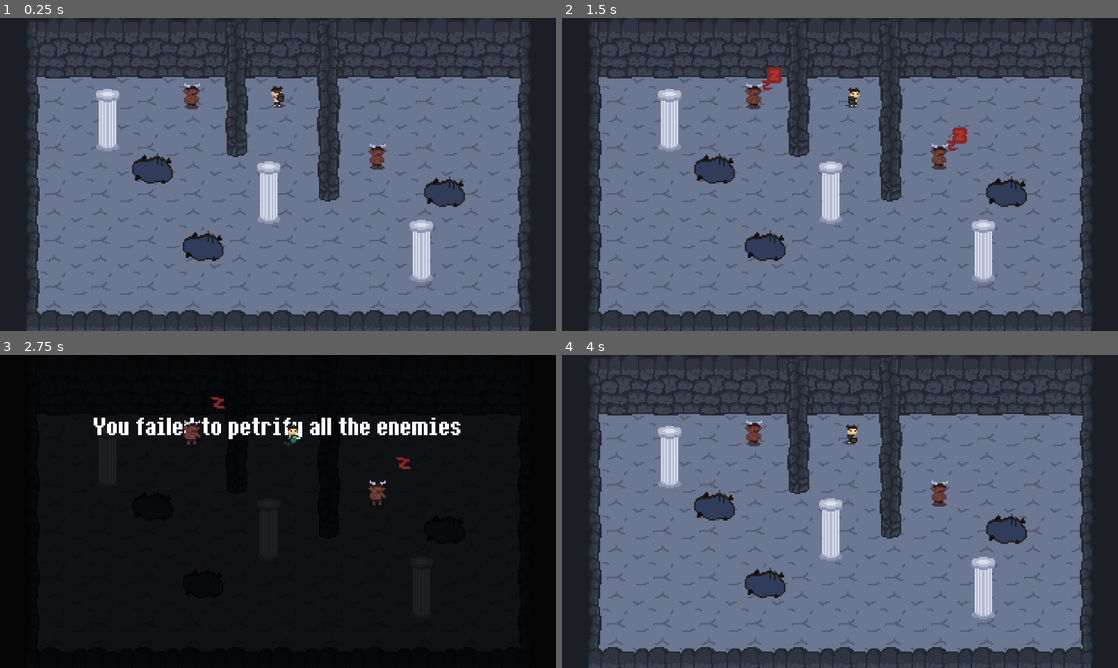
Above: before the commit, frames 1-4 (two rows, left to right).
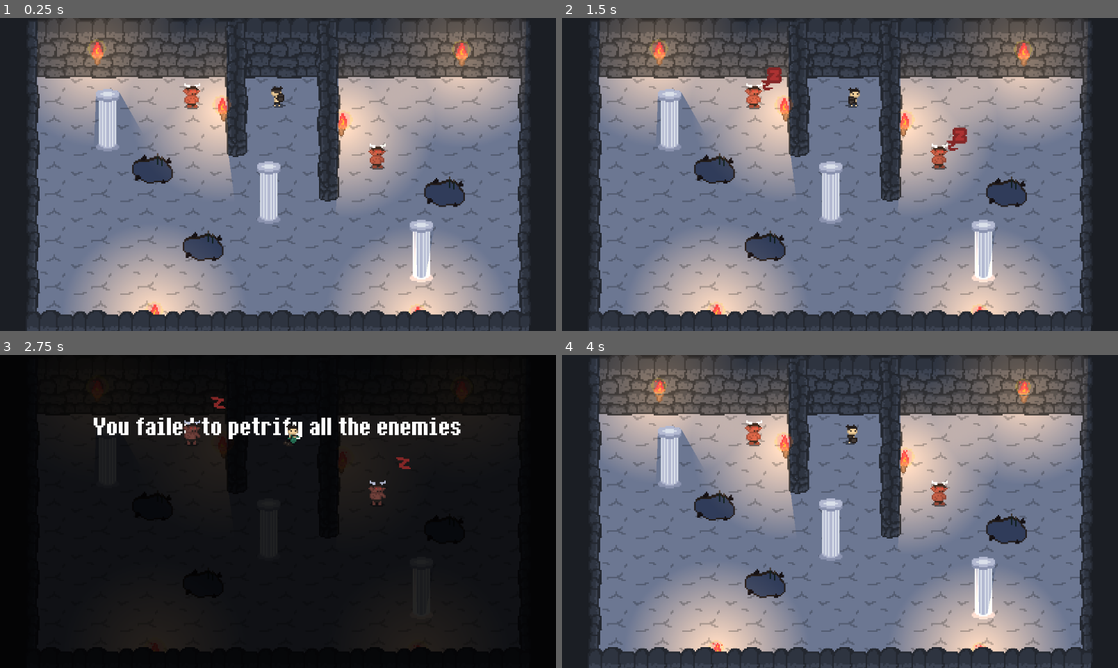
Above: after the commit, the same moments.

Repository: NicoUnd/cam-game-jam-26-repo
Game: Godot game, scene res://scenes/levels/level_6.tscn
Two runs of this game, one before a commit and one after it. Both use one fixed random seed, a clock stepped at 60 frames per second and the inputs below. This scene is started directly instead of the project's main scene. Sound files missing from this copy of the repository are replaced by a short silence.
Inputs (mouse positions are in pixels of both pictures, inside the frame that each line leads up to):
- Up to frame 1 (0.25 s): no input
- Up to frame 2 (1.5 s): click (840, 174) at 0.5 s; tap Enter (ui_accept) at 1.25 s; move the mouse to (962, 158) at 1.27 s; hold D (right) from 1.28 s (still down); tap E (Petrify) at 1.35 s
- Up to frame 3 (2.75 s): keep holding D (right); tap Enter (ui_accept) at 1.52, 2.27 s; move the mouse to (166, 527) at 2.02 s; tap Shift (Dash) at 2.1 s; tap E (Petrify) at 2.3 s
- Up to frame 4 (4 s): move the mouse to (895, 442) at 2.77 s; release D (right) at 2.78 s; hold A (left) 2.78-3.53 s; tap E (Petrify) at 2.85, 3.6 s; tap Enter (ui_accept) at 3.5, 3.77 s; move the mouse to (812, 574) at 3.52 s; hold D (right) from 3.53 s (still down)

The runs differ from the first frame. In frame 1, 34% of the frame differs, in the area x 6-95%, y 0-96%; in frame 2, 34%; in frame 3, 0.2%; in frame 4, 34%.

Commit message:
level 6 done

Diff:
--- a/scenes/levels/level_6.tscn
+++ b/scenes/levels/level_6.tscn
@@ -6,6 +6,8 @@
 [ext_resource type="PackedScene" uid="uid://b5kfhqcljyb8n" path="res://scenes/obstacles/v_wall_bottom.tscn" id="4_741xk"]
 [ext_resource type="PackedScene" uid="uid://d3tmox7ixgkd0" path="res://scenes/enemies/minotaur.tscn" id="5_i0fhw"]
 [ext_resource type="PackedScene" uid="uid://brp71dtg7r8e1" path="res://scenes/obstacles/pillar.tscn" id="6_5wshb"]
+[ext_resource type="PackedScene" uid="uid://btkthn08if67o" path="res://scenes/torch_side.tscn" id="7_7x7cx"]
+[ext_resource type="PackedScene" uid="uid://omp66yyj208e" path="res://scenes/torch.tscn" id="8_b6i88"]
 
 [node name="Level6" unique_id=951364413 instance=ExtResource("1_gfuhv")]
 
@@ -65,3 +67,22 @@
 
 [node name="Pillar3" parent="Y-Sort" parent_id_path=PackedInt32Array(1050274422) index="15" unique_id=1839731873 instance=ExtResource("6_5wshb")]
 position = Vector2(-353, -120)
+
+[node name="TorchSide" parent="Y-Sort" parent_id_path=PackedInt32Array(1050274422) index="16" unique_id=530198874 instance=ExtResource("7_7x7cx")]
+position = Vector2(-115, -134)
+
+[node name="TorchSide2" parent="Y-Sort" parent_id_path=PackedInt32Array(1050274422) index="17" unique_id=1540251982 instance=ExtResource("7_7x7cx")]
+position = Vector2(134, -103.00001)
+scale = Vector2(-3, 3)
+
+[node name="Torch" parent="Y-Sort" parent_id_path=PackedInt32Array(1050274422) index="18" unique_id=1588614372 instance=ExtResource("8_b6i88")]
+position = Vector2(381, -248)
+
+[node name="Torch2" parent="Y-Sort" parent_id_path=PackedInt32Array(1050274422) index="19" unique_id=1388791521 instance=ExtResource("8_b6i88")]
+position = Vector2(-374, -250.00002)
+
+[node name="Torch3" parent="Y-Sort" parent_id_path=PackedInt32Array(1050274422) index="20" unique_id=534558587 instance=ExtResource("8_b6i88")]
+position = Vector2(-255, 293)
+
+[node name="Torch4" parent="Y-Sort" parent_id_path=PackedInt32Array(1050274422) index="21" unique_id=109127195 instance=ExtResource("8_b6i88")]
+position = Vector2(290, 298)
--- /dev/null
+++ b/scenes/levels/level_7.tscn
@@ -0,0 +1,5 @@
+[gd_scene format=3 uid="uid://7f16h3lif2rh"]
+
+[ext_resource type="PackedScene" uid="uid://bidivnh002n86" path="res://scenes/levels/cave_level.tscn" id="1_ntash"]
+
+[node name="Level7" unique_id=951364413 instance=ExtResource("1_ntash")]
--- a/scripts/enemies/minotaur.gd
+++ b/scripts/enemies/minotaur.gd
@@ -5,6 +5,8 @@
 const ACCELERATION_MAGNITUDE: float = 300;
 
 var last_velocity: Vector2;
+
+var in_puddle: bool = false;
 
 # Called when the node enters the scene tree for the first time.
 func move(delta: float) -> void:
@@ -27,7 +29,10 @@
 		ENEMY_STATE.PETRIFIED:
 			return;
 
-	if velocity.distance_to(last_velocity) > 300:
+	if in_puddle:
+		velocity = velocity.normalized() * 50;
+
+	if velocity.distance_to(last_velocity) > 300 and not in_puddle:
 		barrel_check();
 		sleep();
 
--- a/scripts/medusa.gd
+++ b/scripts/medusa.gd
@@ -23,7 +23,7 @@
 			var enemy_position : Vector2 = enemy.global_position
 			var enemy_direction : Vector2 = enemy_position - global_position
 			var angle_to_enemy = abs(enemy_direction.angle_to(looking_dir))
-			if angle_to_enemy < vision_cone_angle/2:
+			if angle_to_enemy < vision_cone_angle/2.2:
 				var query = PhysicsRayQueryParameters2D.create(global_position, enemy_position, 8 + 16)
 				#query.exclude = enemies_and_player
 				var result = state_space.intersect_ray(query)
--- a/scripts/muddy_puddle.gd
+++ b/scripts/muddy_puddle.gd
@@ -1,16 +1,23 @@
 extends Area2D
 
-@export var _speed_multiplier: float = 0.5
+@export var _speed_multiplier: float = 0.4;
+
+var minotaurs: Array[Mintoaur] = [];
 
 func _on_body_entered(body: Node2D) -> void:
 	if body is Player:
 		body.player_speed *= _speed_multiplier
 	elif body is Enemy:
 		body.speed *= _speed_multiplier
-		body.velocity *= 0.2;
+		if body is Mintoaur:
+			minotaurs.append(body);
+			body.in_puddle = true;
 
 func _on_body_exited(body: Node2D) -> void:
 	if body is Player:
 		body.player_speed /= _speed_multiplier
 	elif body is Enemy:
 		body.speed /= _speed_multiplier
+		if body is Mintoaur:
+			body.in_puddle = false;
+			minotaurs.erase(body);
